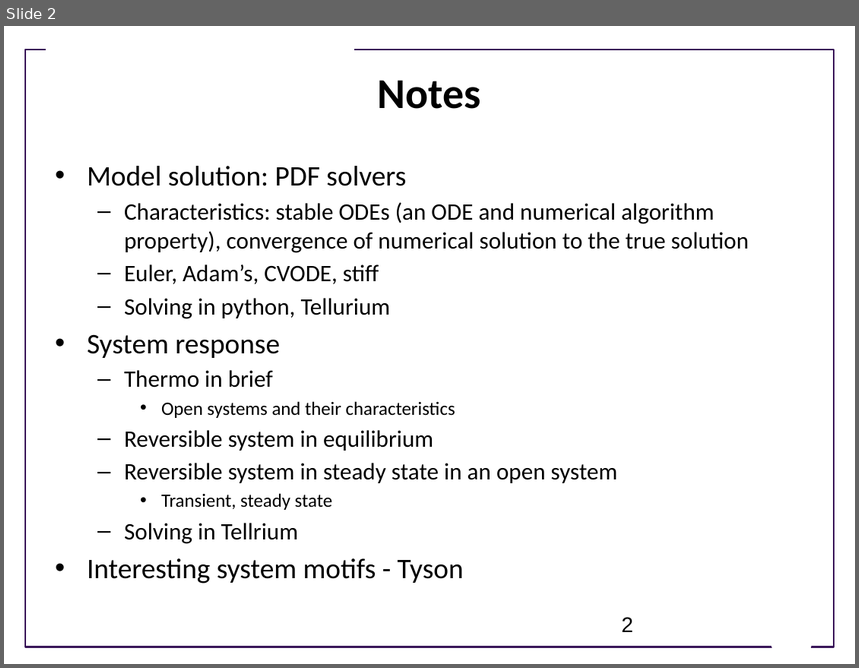
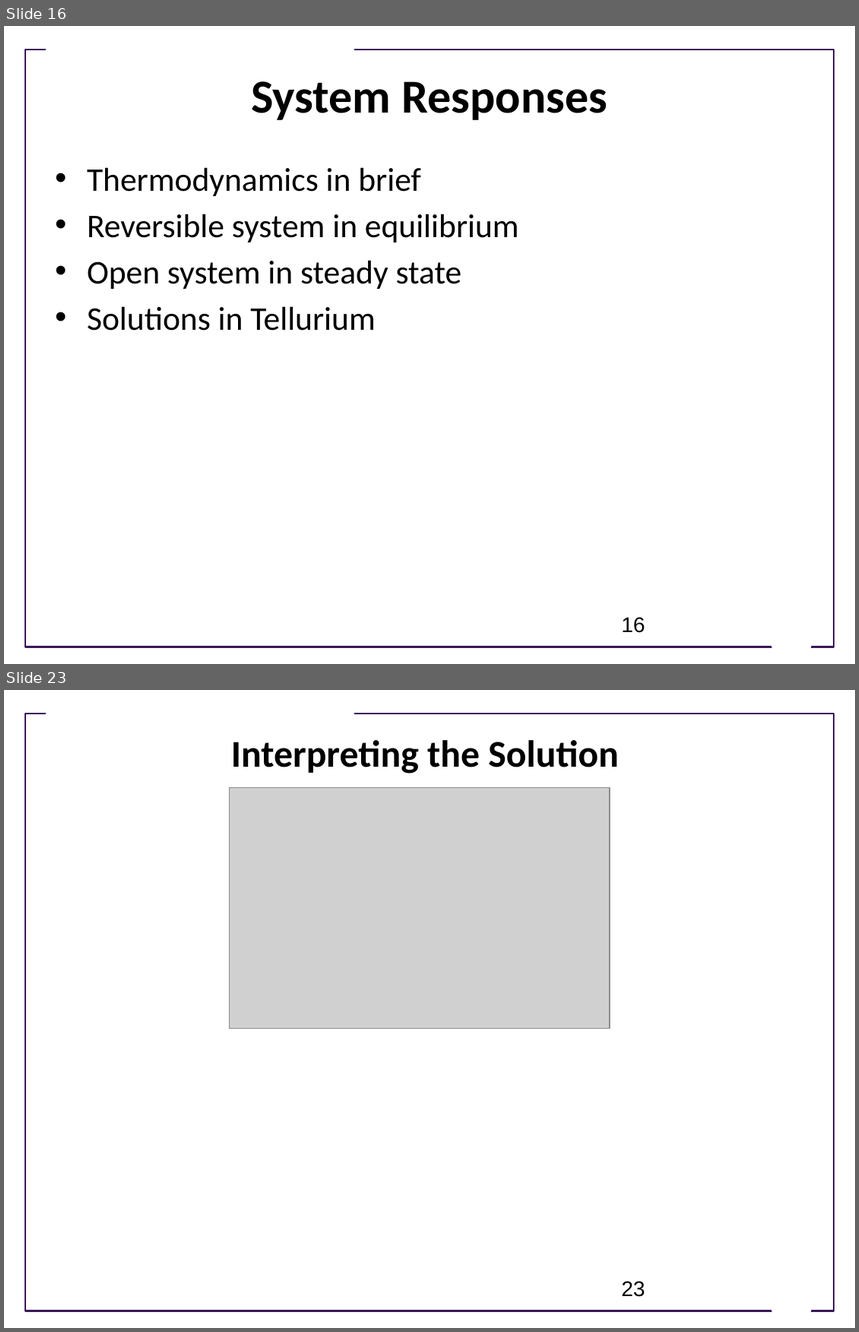
Before and after one commit to ModelEngineering/advancing-biomedical-models, a slide deck: Lectures/Week_2/CSE 599V Lecture 6 - Model Evaluation and System Responses.pptx. Shown one above the other, each under a label of ours: slide 2 before the commit, slides 16 and 23 after it; the slides between them are not shown. The pictures are 859x668 and 859x1332 pixels, drawn with LibreOffice and Linux fonts; fonts in the diff are those of the drawing; grey boxes stand for pictures; background and template pictures are left out. Boxes give left, top, right and bottom in pixels: in the first picture for what was removed or moved away, otherwise in the second. Text is boxed around its words. In the diff, an @@ line names an element or a change of style, - is before the commit and + after.

```diff
--- a/Lectures/Week_2/CSE 599V Lecture 6 - Model Evaluation and System Responses.pptx
+++ b/Lectures/Week_2/CSE 599V Lecture 6 - Model Evaluation and System Responses.pptx
@@ slide 23 added at bbox=[4, 690, 855, 1328], background #FFFFFF; not listed: 3 template elements that a slide beside it also shows @@
@@ title added at bbox=[231, 740, 619, 774], 32 pt, text #000000, bold @@
+Interpreting the Solution
@@ picture added at bbox=[229, 788, 609, 1029] @@
@@ picture added at bbox=[414, 844, 500, 878] @@
@@ page number added at bbox=[622, 1281, 645, 1297], 18 pt, text #000000 @@
+23
@@ what was slide 2 is now slide 16 @@
@@ slide 16 changed as well @@
@@ title added at bbox=[251, 81, 608, 120], 40 pt, text #000000, bold @@
+System Responses
@@ title removed at bbox=[378, 80, 481, 109] @@
-Notes
@@ text at bbox=[87, 167, 421, 196]: text changed; size 20 to 28 pt @@
-• Model solution: PDF solvers
-  – Characteristics: stable ODEs (an ODE and numerical algorithm property), convergence of numerical solution to the true solution
-  – Euler, Adam’s, CVODE, stiff
-  – Solving in python, Tellurium
-• System response
-  – Thermo in brief
-    • Open systems and their characteristics
+• Thermodynamics in brief
@@ text at bbox=[87, 214, 519, 243]: size 20 to 28 pt in "Reversible system in equilibrium"; bullet – to •; list level 2 to 1 in "Reversible system in equilibrium" @@
@@ text at bbox=[87, 260, 462, 331]: text changed; size 20 to 28 pt @@
-  – Reversible system in steady state in an open system
-    • Transient, steady state
-  – Solving in Tellrium
-• Interesting system motifs - Tyson
+• Open system in steady state
+• Solutions in Tellurium
@@ page number at bbox=[622, 617, 645, 633]: text changed @@
-2
+16
```
Also in this commit, not shown: 3 other slides changed, 24 other slides added, 25 slides removed.
